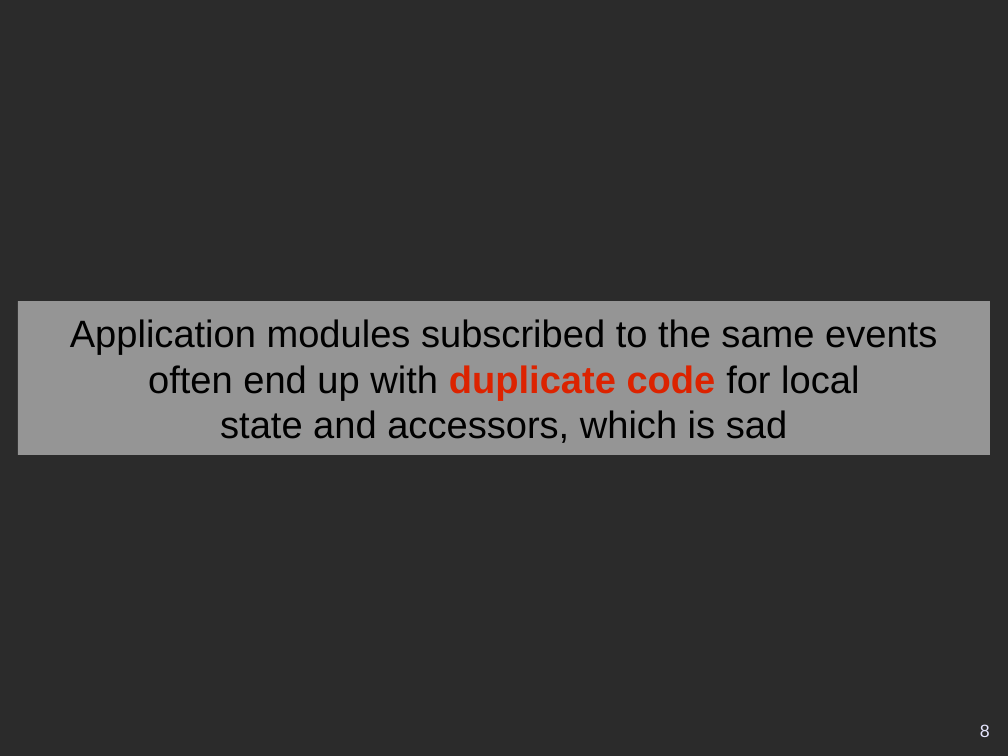
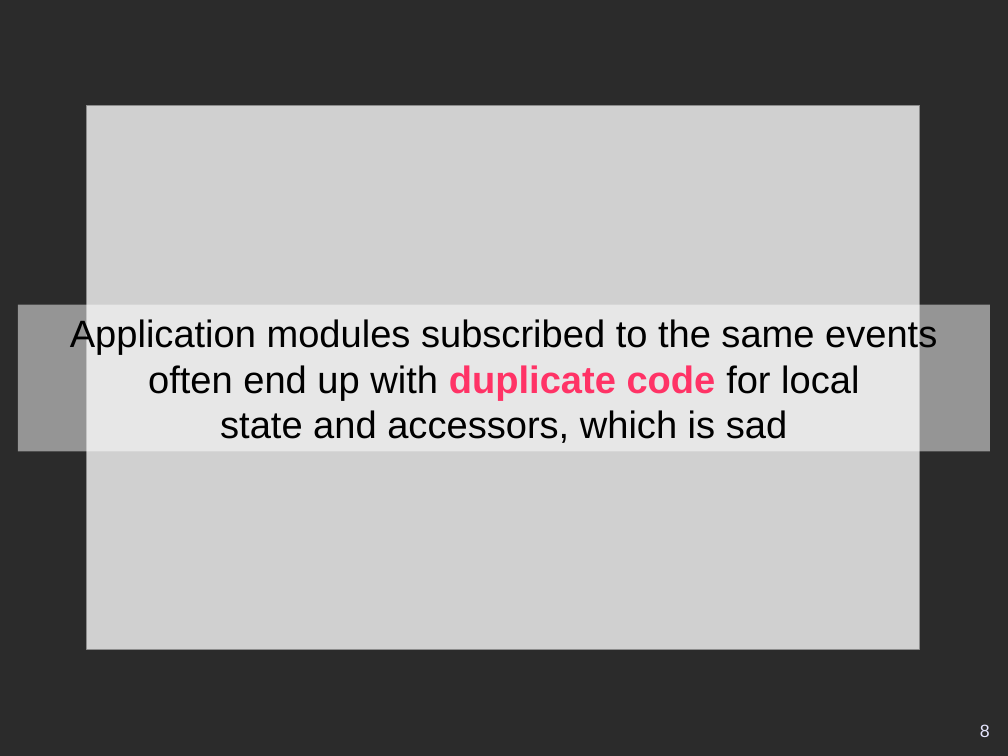
Before and after one commit to eric-brechemier/introduction_to_lb_js_scalableApp, a slide deck: slide 8 of introduction_to_lb_js_scalableApp.odp. Drawn at 1008x756 pixels with LibreOffice and Linux fonts; fonts in the diff are those of the drawing; grey boxes stand for pictures; background and template pictures are left out; a plain dark background stands for a picture behind light text. Boxes give left, top, right and bottom in pixels: in the first picture for what was removed or moved away, otherwise in the second. Text is boxed around its words. In the diff, an @@ line names an element or a change of style, - is before the commit and + after.

Commit message:
Added two screenshots in the background of slides

```diff
--- a/introduction_to_lb_js_scalableApp.odp
+++ b/introduction_to_lb_js_scalableApp.odp
@@ picture added at [86, 105, 919, 649] @@
@@ title "Application modules subscribed to the ...": place and size @@
-title "Application modules subscribed to the ..." at [18, 301, 991, 455]
+title "Application modules subscribed to the ..." at [18, 305, 991, 451]
@@ title "Application modules subscribed to the ..." at [18, 305, 991, 451]: text colour #DC2300 to #FF3366 in "duplicate code" @@
```
Also in this commit, not shown: 1 other slide changed.
